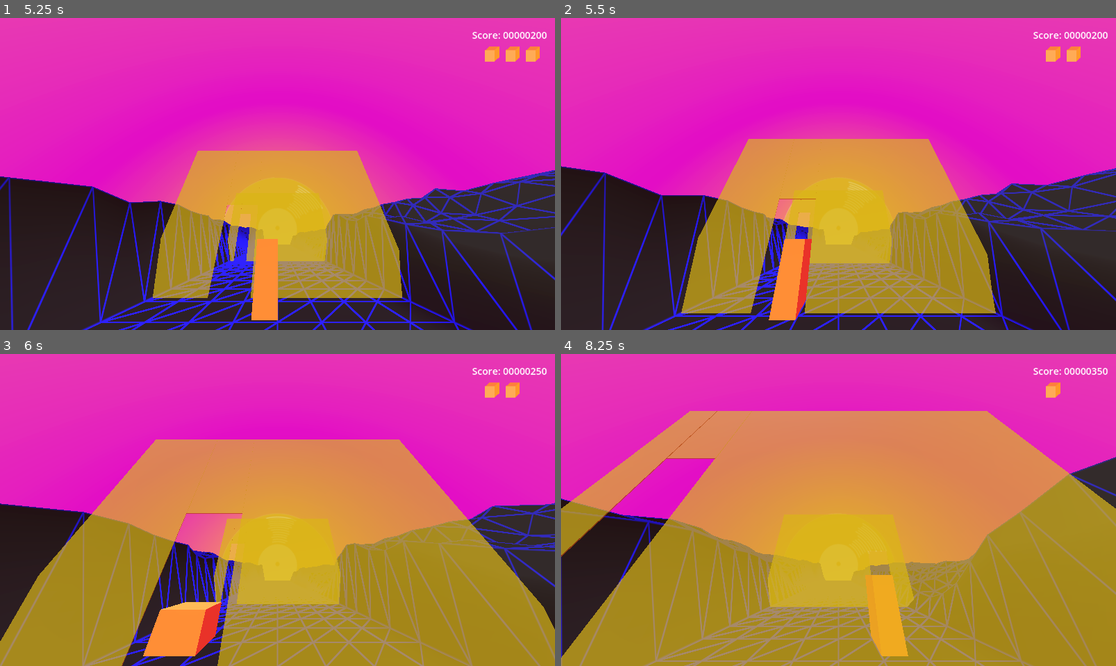
Above: before the commit, frames 1-4 (two rows, left to right).
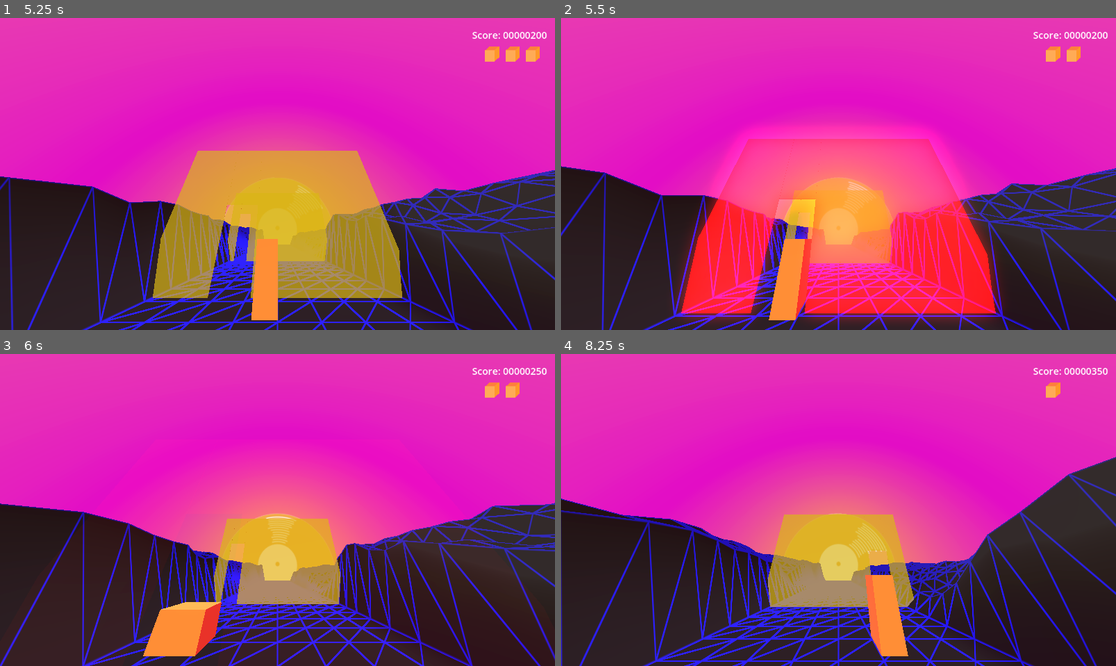
Above: after the commit, the same moments.

Repository: gabriellebrand/Neon-Strech
Game: Godot game, scene res://Scenes/GameLoop.tscn
The game is run twice, just before and just after one commit, with the same random seed, the same clock (stepped at 60 frames per second) and the same inputs.
Inputs:
- Up to frame 1 (5.25 s): click "PLAY" at 0.5 s; hold D (move_right) 1.28-2.03 s; hold S (stretch_down) 2.03-2.78 s; hold D (move_right) 2.78-3.53 s; hold W (stretch_up) 3.53-4.28 s; hold A (move_left) from 4.28 s (still down)
- Up to frame 2 (5.5 s): keep holding A (move_left)
- Up to frame 3 (6 s): release A (move_left) at 5.78 s; hold S (stretch_down) from 5.78 s (still down)
- Up to frame 4 (8.25 s): release S (stretch_down) at 6.53 s; hold D (move_right) 6.53-7.28 s; hold W (stretch_up) 7.28-8.03 s; hold D (move_right) from 8.03 s (still down)

Frame 1 is identical in both runs. In frame 2, 27% of the frame differs, in the area x 20-80%, y 35-98%; in frame 3, 47%; in frame 4, 66%, in the area x 0-100%, y 18-100%.

Commit message:
wall hit visual feedback

Diff:
--- a/GameJam/Scenes/Wall.tscn
+++ b/GameJam/Scenes/Wall.tscn
@@ -1,13 +1,53 @@
-[gd_scene load_steps=3 format=3 uid="uid://5776bj6f0sd"]
+[gd_scene load_steps=10 format=3 uid="uid://5776bj6f0sd"]
 
 [ext_resource type="Script" path="res://Scripts/Wall.gd" id="1_6w0di"]
-[ext_resource type="PackedScene" uid="uid://djhhqtduyphhl" path="res://Scenes/WallPartMesh.tscn" id="2_e3ogo"]
+[ext_resource type="PackedScene" uid="uid://djhhqtduyphhl" path="res://Scenes/WallPart.tscn" id="2_e3ogo"]
+[ext_resource type="PackedScene" uid="uid://dlb7l34jra5p7" path="res://Scenes/Killzone.tscn" id="3_jws4q"]
+
+[sub_resource type="StandardMaterial3D" id="StandardMaterial3D_6wtxa"]
+resource_local_to_scene = true
+transparency = 1
+albedo_color = Color(0.752941, 0.815686, 0, 0.690196)
+
+[sub_resource type="BoxMesh" id="BoxMesh_7tk8y"]
+resource_local_to_scene = true
+material = SubResource("StandardMaterial3D_6wtxa")
+size = Vector3(1, 1, 0.01)
+
+[sub_resource type="StandardMaterial3D" id="StandardMaterial3D_cmc5b"]
+resource_local_to_scene = true
+transparency = 1
+albedo_color = Color(0.752941, 0.815686, 0, 0.690196)
+
+[sub_resource type="BoxMesh" id="BoxMesh_fk353"]
+resource_local_to_scene = true
+material = SubResource("StandardMaterial3D_cmc5b")
+size = Vector3(1, 1, 0.01)
+
+[sub_resource type="StandardMaterial3D" id="StandardMaterial3D_jde2w"]
+resource_local_to_scene = true
+transparency = 1
+albedo_color = Color(0.752941, 0.815686, 0, 0.690196)
+
+[sub_resource type="BoxMesh" id="BoxMesh_gqj7t"]
+resource_local_to_scene = true
+material = SubResource("StandardMaterial3D_jde2w")
+size = Vector3(1, 1, 0.01)
 
 [node name="Wall" type="Node3D"]
 script = ExtResource("1_6w0di")
 
-[node name="WallPartMeshTop" parent="." instance=ExtResource("2_e3ogo")]
+[node name="WallPartTop" parent="." instance=ExtResource("2_e3ogo")]
+mesh = SubResource("BoxMesh_7tk8y")
 
-[node name="WallPartMeshLeft" parent="." instance=ExtResource("2_e3ogo")]
+[node name="Killzone" parent="WallPartTop" instance=ExtResource("3_jws4q")]
 
-[node name="WallPartMeshRight" parent="." instance=ExtResource("2_e3ogo")]
+[node name="WallPartLeft" parent="." instance=ExtResource("2_e3ogo")]
+mesh = SubResource("BoxMesh_fk353")
+
+[node name="Killzone" parent="WallPartLeft" instance=ExtResource("3_jws4q")]
+
+[node name="WallPartRight" parent="." instance=ExtResource("2_e3ogo")]
+mesh = SubResource("BoxMesh_gqj7t")
+
+[node name="Killzone" parent="WallPartRight" instance=ExtResource("3_jws4q")]
--- /dev/null
+++ b/GameJam/Scenes/WallPart.tscn
@@ -0,0 +1,14 @@
+[gd_scene load_steps=3 format=3 uid="uid://djhhqtduyphhl"]
+
+[sub_resource type="StandardMaterial3D" id="StandardMaterial3D_eqt42"]
+resource_local_to_scene = true
+transparency = 1
+albedo_color = Color(0.752941, 0.815686, 0, 0.690196)
+
+[sub_resource type="BoxMesh" id="BoxMesh_1dsqu"]
+resource_local_to_scene = true
+material = SubResource("StandardMaterial3D_eqt42")
+size = Vector3(1, 1, 0.01)
+
+[node name="WallPart" type="MeshInstance3D"]
+mesh = SubResource("BoxMesh_1dsqu")
--- a/GameJam/Scenes/WallPartMesh.tscn
+++ /dev/null
@@ -1,16 +0,0 @@
-[gd_scene load_steps=4 format=3 uid="uid://djhhqtduyphhl"]
-
-[ext_resource type="PackedScene" uid="uid://dlb7l34jra5p7" path="res://Scenes/Killzone.tscn" id="1_xpamb"]
-
-[sub_resource type="StandardMaterial3D" id="StandardMaterial3D_0pxr1"]
-transparency = 1
-albedo_color = Color(0.752941, 0.815686, 0, 0.690196)
-
-[sub_resource type="BoxMesh" id="BoxMesh_lagoo"]
-material = SubResource("StandardMaterial3D_0pxr1")
-size = Vector3(1, 1, 0.01)
-
-[node name="WallPartMesh" type="MeshInstance3D"]
-mesh = SubResource("BoxMesh_lagoo")
-
-[node name="Killzone" parent="." instance=ExtResource("1_xpamb")]
--- a/GameJam/Scripts/Killzone.gd
+++ b/GameJam/Scripts/Killzone.gd
@@ -1,4 +1,7 @@
 extends Area3D
+
+@onready var wall = $"../.."
 
 func _on_body_entered(body):
     body.hit()
+    wall.on_hit()
--- a/GameJam/Scripts/Wall.gd
+++ b/GameJam/Scripts/Wall.gd
@@ -2,9 +2,12 @@
 
 @export var speed = 3.5
 
-@onready var wall_part_mesh_top = $WallPartMeshTop
-@onready var wall_part_mesh_left = $WallPartMeshLeft
-@onready var wall_part_mesh_right = $WallPartMeshRight
+@onready var wall_part_top = $WallPartTop
+@onready var wall_part_left = $WallPartLeft
+@onready var wall_part_right = $WallPartRight
+
+# hit
+const red = Color(200, 0, 0, 0.5)
 
 # wall dimensions
 const wh = 6.0
@@ -13,12 +16,13 @@
 # min and max z depth for walls
 # wall spawns at z=z_initial and moves up to a positive z=z_final
 const z_initial = -10
-const z_final = 3
+const z_final = 4
 
 # hole min/max dimensions
 const hole_h_min = 0.5
 const hole_h_max = 4.0
 const hole_area = 4.0
+
 
 func _ready():
     # wall spawn at z_initial
@@ -39,19 +43,31 @@
     var dy = wh-((wh-h)/2)
 
     # top
-    wall_part_mesh_top.position = Vector3(orig, wh-((wh-h)/2.0), 0)
-    wall_part_mesh_top.scale = Vector3(w, wh-h, 1)
+    wall_part_top.position = Vector3(orig, wh-((wh-h)/2.0), 0)
+    wall_part_top.scale = Vector3(w, wh-h, 1)
 
     # left
-    wall_part_mesh_left.position = Vector3(-dx + orig/2, wh/2, 0)
-    wall_part_mesh_left.scale = Vector3(bx+orig, wh, 1)
+    wall_part_left.position = Vector3(-dx + orig/2, wh/2, 0)
+    wall_part_left.scale = Vector3(bx+orig, wh, 1)
 
     # right
-    wall_part_mesh_right.position = Vector3(dx + orig/2, wh/2, 0)
-    wall_part_mesh_right.scale = Vector3(bx-orig, wh, 1)
+    wall_part_right.position = Vector3(dx + orig/2, wh/2, 0)
+    wall_part_right.scale = Vector3(bx-orig, wh, 1)
 
 
 func _process(delta):
     position.z += speed * delta
+    if position.z >= 0:
+        var c = wall_part_top.mesh.material.albedo_color
+        c.a = 0.5 - position.z/z_final
+        wall_part_top.mesh.material.albedo_color = c
+        wall_part_left.mesh.material.albedo_color = c
+        wall_part_right.mesh.material.albedo_color = c
     if position.z >= z_final:
         queue_free()
+
+
+func on_hit():
+    wall_part_left.mesh.material.albedo_color = red
+    wall_part_right.mesh.material.albedo_color = red
+    wall_part_top.mesh.material.albedo_color = red
